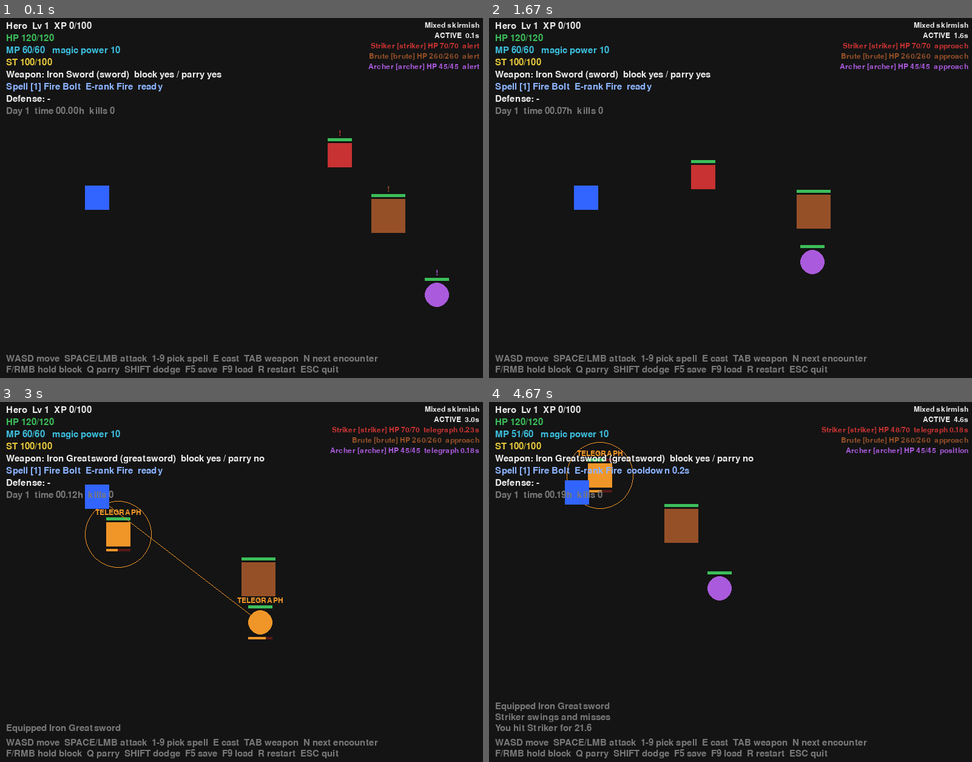
Above: before the commit, frames 1-4 (two rows, left to right).
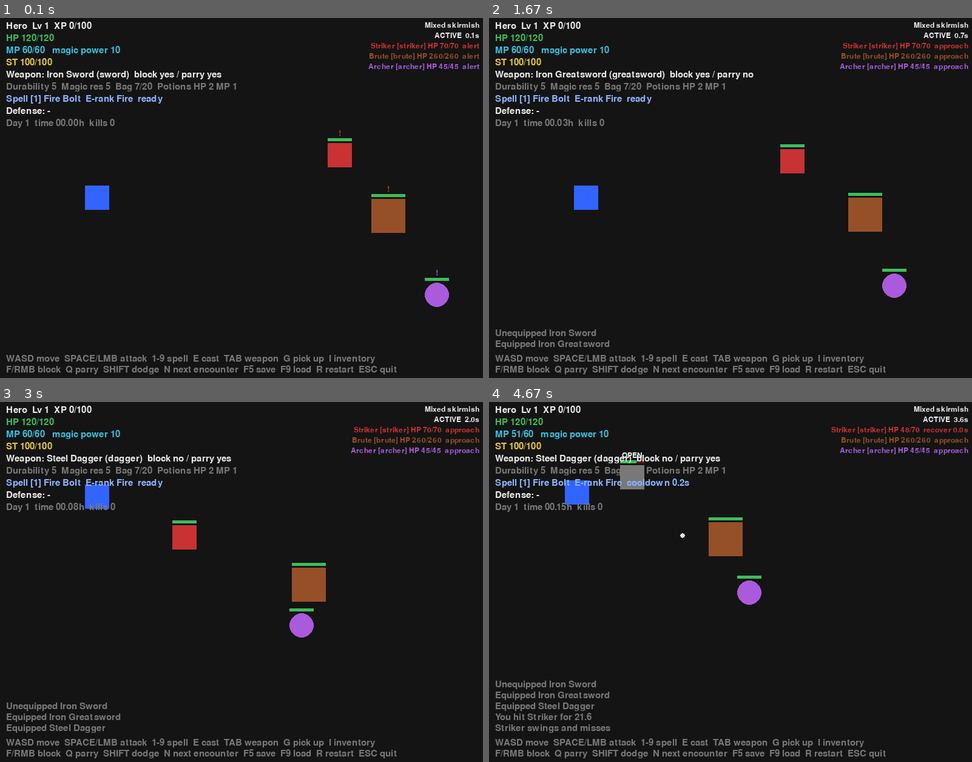
Above: after the commit, the same moments.

Repository: st10490392/magical-conquest-
Game: pygame game, started from main.py
Two runs of this game, one before a commit and one after it. Both use one fixed random seed, a clock stepped at 60 frames per second and the inputs below.
Inputs:
- Up to frame 1 (0.1 s): no input
- Up to frame 2 (1.67 s): tap one key every 0.33 s from 0.33 s: I Enter Keypad Enter I
- Up to frame 3 (3 s): tap Space at 1.67 s; hold Tab 2-2.47 s; hold W 2-2.47 s; tap G at 2.5 s; hold W from 2.83 s (still down)
- Up to frame 4 (4.67 s): release W at 3.3 s; hold D 3.33-3.8 s; hold A 3.83-4.37 s; tap E at 3.98 s; hold S from 4.4 s (still down)

The runs differ from the first frame. In frame 1, 2.4% of the frame differs, in the area x 1-83%, y 17-99%; in frame 2, 6.1%; in frame 3, 7.2%; in frame 4, 7.3%, in the area x 1-99%, y 4-99%.

Commit message:
feat: integrate loot pickup and inventory panel into prototype

Diff:
--- /dev/null
+++ b/game/presentation/inventory_panel.py
@@ -0,0 +1,96 @@
+"""Inventory/equipment overlay for the Pygame prototype (presentation only).
+
+Lists equipped slots first, then inventory stacks. Up/Down select, Enter
+equips/uses (or unequips an equipped entry). All rules live in the session
+and ``game.items``; this file only draws and forwards choices.
+"""
+
+from __future__ import annotations
+
+from typing import List, Optional, Tuple
+
+import pygame
+
+from game.equipment.slots import EquipSlot, describe
+from game.items.catalog import item_for
+from game.items.definitions import ItemDefinition
+from game.session import GameSession
+
+PANEL_BG = (30, 30, 40)
+WHITE = (235, 235, 235)
+GREY = (140, 140, 140)
+HIGHLIGHT = (60, 80, 140)
+RARITY_COLOURS = {
+    "common": (220, 220, 220),
+    "uncommon": (90, 200, 110),
+    "rare": (90, 150, 240),
+    "epic": (190, 110, 230),
+    "unique": (240, 190, 70),
+}
+
+Entry = Tuple[Optional[EquipSlot], ItemDefinition, int]  # (slot if equipped, item, qty)
+
+
+class InventoryPanel:
+    def __init__(self) -> None:
+        self.open = False
+        self.cursor = 0
+
+    def toggle(self) -> None:
+        self.open = not self.open
+        self.cursor = 0
+
+    @staticmethod
+    def entries(session: GameSession) -> List[Entry]:
+        player = session.player
+        equipped = [(slot, item_for(item), 1) for slot, item in player.equipment.items().items()]
+        carried = [(None, item, qty) for item, qty in player.inventory.stacks]
+        return equipped + carried
+
+    def handle_key(self, key: int, session: GameSession) -> None:
+        entries = self.entries(session)
+        if key == pygame.K_UP:
+            self.cursor = max(0, self.cursor - 1)
+        elif key == pygame.K_DOWN:
+            self.cursor = min(len(entries) - 1, self.cursor + 1)
+        elif key in (pygame.K_RETURN, pygame.K_KP_ENTER) and entries:
+            slot, item, _ = entries[min(self.cursor, len(entries) - 1)]
+            if slot is not None:
+                session.unequip_slot(slot)
+            else:
+                session.use_or_equip(item.item_id)
+        self.cursor = max(0, min(self.cursor, len(self.entries(session)) - 1))
+
+    def draw(self, screen: pygame.Surface, font: pygame.font.Font, small: pygame.font.Font, session: GameSession) -> None:
+        width, height = 460, 440
+        rect = pygame.Rect((screen.get_width() - width) // 2, 70, width, height)
+        pygame.draw.rect(screen, PANEL_BG, rect)
+        pygame.draw.rect(screen, GREY, rect, 1)
+        player = session.player
+        inventory = player.inventory
+        title = f"Inventory {inventory.used_slots}/{inventory.capacity}   (game paused)"
+        screen.blit(font.render(title, True, WHITE), (rect.x + 10, rect.y + 8))
+        bonus = describe(player.equipment_bonuses)
+        screen.blit(small.render(f"Gear bonuses: {bonus}", True, GREY), (rect.x + 10, rect.y + 30))
+        entries = self.entries(session)
+        y = rect.y + 52
+        for index, (slot, item, qty) in enumerate(entries[:18]):
+            if index == self.cursor:
+                pygame.draw.rect(screen, HIGHLIGHT, (rect.x + 4, y - 1, width - 8, 19))
+            prefix = f"[{slot.value}] " if slot is not None else ""
+            amount = f" x{qty}" if qty > 1 else ""
+            colour = RARITY_COLOURS.get(item.rarity.value, WHITE)
+            screen.blit(small.render(f"{prefix}{item.name}{amount}", True, colour), (rect.x + 10, y))
+            screen.blit(small.render(f"{item.category.value} / {item.rarity.value}", True, GREY), (rect.x + 290, y))
+            y += 20
+        if entries:
+            _, item, _ = entries[min(self.cursor, len(entries) - 1)]
+            details = item.description
+            if item.armor is not None:
+                details += "  " + describe(item.modifiers.as_dict())
+            if item.weapon is not None:
+                weapon = item.weapon
+                details += f"  power {weapon.base_power:g}, reach {weapon.reach:g}"
+            screen.blit(small.render(details[:70], True, WHITE), (rect.x + 10, rect.bottom - 44))
+        hint = "Up/Down select  Enter equip/use/unequip  I close"
+        screen.blit(small.render(hint, True, GREY), (rect.x + 10, rect.bottom - 22))
--- a/game/presentation/pygame_app.py
+++ b/game/presentation/pygame_app.py
@@ -16,6 +16,8 @@
 from game.encounters.catalog import ENCOUNTERS
 from game.encounters.encounter import EncounterStatus
 from game.entities.enemy import Enemy
+from game.items.ground import PICKUP_RADIUS
+from game.presentation.inventory_panel import InventoryPanel
 from game.magic.casting import check_spell_requirements
 from game.persistence.save_manager import SaveManager
 from game.session import Arena, GameSession, PlayerInput, outcome_text
@@ -70,6 +72,7 @@
         self.dodge = False
         self.cycle_weapon = False
         self.select_spell: Optional[int] = None
+        self.interact = False
 
     def handle_keydown(self, key: int) -> None:
         if key == pygame.K_q:
@@ -80,6 +83,8 @@
             self.cycle_weapon = True
         elif key in SPELL_KEYS:
             self.select_spell = SPELL_KEYS[key]
+        elif key == pygame.K_g:
+            self.interact = True
 
     def build(self) -> PlayerInput:
         keys = pygame.key.get_pressed()
@@ -96,6 +101,7 @@
             dodge=self.dodge,
             cycle_weapon=self.cycle_weapon,
             select_spell=self.select_spell,
+            interact=self.interact,
         )
         self.reset()
         return controls
@@ -144,6 +150,9 @@
         (f"MP {s.mana:.0f}/{s.max_mana:.0f}   magic power {s.magic_power:.0f}", CYAN),
         (f"ST {s.stamina:.0f}/{s.max_stamina:.0f}", YELLOW),
         (weapon_text, WHITE),
+        (f"Durability {s.durability:g}  Magic res {s.magic_resistance:g}  "
+         f"Bag {player.inventory.used_slots}/{player.inventory.capacity}  "
+         f"Potions HP {player.inventory.count('minor_health_potion')} MP {player.inventory.count('minor_mana_potion')}", GREY),
     ]
     spell = player.spellbook.selected
     if spell is not None:
@@ -232,6 +241,12 @@
 
     for enemy in session.enemies:
         draw_enemy(screen, small, enemy, player)
+    for drop in session.ground.drops:
+        x, y = int(drop.position.x), int(drop.position.y)
+        pygame.draw.polygon(screen, YELLOW, [(x, y - 7), (x + 7, y), (x, y + 7), (x - 7, y)])
+        if drop.position.distance_to(player.position) <= PICKUP_RADIUS:
+            label = small.render("G: pick up", True, YELLOW)
+            screen.blit(label, label.get_rect(midbottom=(x, y - 9)))
     for projectile in session.encounter.projectiles.projectiles:
         pygame.draw.circle(screen, WHITE, (int(projectile.position.x), int(projectile.position.y)), 4)
 
@@ -259,8 +274,8 @@
         screen.blit(font.render(text, True, GREY), (10, HEIGHT - 66 - i * 18))
 
     help_lines = (
-        "WASD move  SPACE/LMB attack  1-9 pick spell  E cast  TAB weapon  N next encounter",
-        "F/RMB hold block  Q parry  SHIFT dodge  F5 save  F9 load  R restart  ESC quit",
+        "WASD move  SPACE/LMB attack  1-9 spell  E cast  TAB weapon  G pick up  I inventory",
+        "F/RMB block  Q parry  SHIFT dodge  N next encounter  F5 save  F9 load  R restart  ESC quit",
     )
     for i, text in enumerate(help_lines):
         screen.blit(font.render(text, True, GREY), (10, HEIGHT - 42 + i * 18))
@@ -291,6 +306,7 @@
         encounter_id = DEMO_ENCOUNTER_ID
         session = GameSession.new(arena=arena, encounter_id=encounter_id)
         inputs = InputState()
+        panel = InventoryPanel()
 
         frames = 0
         running = True
@@ -300,7 +316,13 @@
                 if event.type == pygame.QUIT:
                     running = False
                 elif event.type == pygame.KEYDOWN:
-                    if event.key == pygame.K_ESCAPE:
+                    if panel.open and event.key in (pygame.K_ESCAPE, pygame.K_i):
+                        panel.toggle()
+                    elif panel.open:
+                        panel.handle_key(event.key, session)
+                    elif event.key == pygame.K_i:
+                        panel.toggle()
+                    elif event.key == pygame.K_ESCAPE:
                         running = False
                     elif event.key == pygame.K_r:
                         session = GameSession.new(arena=arena, encounter_id=encounter_id)
@@ -326,8 +348,12 @@
                     else:
                         inputs.handle_keydown(event.key)
 
-            session.update(dt, inputs.build())
+            controls = inputs.build()
+            if not panel.open:  # the inventory pauses the prototype
+                session.update(dt, controls)
             draw(screen, font, session, small)
+            if panel.open:
+                panel.draw(screen, font, small, session)
             pygame.display.flip()
 
             frames += 1
--- a/game/session.py
+++ b/game/session.py
@@ -7,6 +7,7 @@
 
 from __future__ import annotations
 
+import random
 from dataclasses import dataclass, field, replace
 from typing import List, Optional
 
@@ -21,6 +22,11 @@
 from game.entities.enemy import Enemy
 from game.entities.player import Player
 from game.equipment.catalog import WEAPONS
+from game.equipment.slots import EquipSlot
+from game.items.actions import ItemActionResult, equip_from_inventory, give_item, unequip_to_inventory, use_item
+from game.items.catalog import get_item
+from game.items.ground import GroundLoot, PickupStatus
+from game.items.loot_tables import get_loot_table
 from game.magic.attributes import MagicAttribute
 from game.magic.catalog import SPELLS
 from game.magic.casting import check_spell_requirements
@@ -37,6 +43,14 @@
 # so the demo also shows the "missing attribute" requirement.
 DEMO_ATTRIBUTES = (MagicAttribute.FIRE, MagicAttribute.ICE, MagicAttribute.WIND, MagicAttribute.LIGHTNING, MagicAttribute.LIGHT)
 STARTING_WEAPON_ID = "iron_sword"
+# Training kit for the sandbox sessions: every prototype weapon (so TAB can
+# cycle them, as in MC-002) plus a few consumables. PROTOTYPE / NON-FINAL.
+STARTING_KIT = (
+    *((weapon_id, 1) for weapon_id in WEAPONS if weapon_id != STARTING_WEAPON_ID),
+    ("minor_health_potion", 2),
+    ("minor_mana_potion", 1),
+    ("leather_cap", 1),
+)
 
 # GameSession.new() keeps the MC-002 goblin loop; the Pygame demo starts
 # with the mixed MC-003 encounter instead.
@@ -62,6 +76,7 @@
     dodge: bool = False
     cycle_weapon: bool = False
     select_spell: Optional[int] = None  # 0-based index into the spellbook
+    interact: bool = False  # pick up nearby loot
 
 
 @dataclass
@@ -73,7 +88,7 @@
         return position.clamped(margin, margin, self.width - margin, self.height - margin)
 
 
-def outcome_text(outcome: AttackOutcome) -> str:
+def outcome_text(outcome) -> str:
     return outcome.value.replace("_", " ")
 
 
@@ -89,6 +104,9 @@
     kills: int = 0
     messages: List[str] = field(default_factory=list)
     last_player_death: Optional[DeathRecord] = None
+    ground: GroundLoot = field(default_factory=GroundLoot)
+    # Loot randomness; seeded so headless runs are reproducible.
+    rng: random.Random = field(default_factory=lambda: random.Random(0))
     _respawn_timer: float = 0.0
 
     def __post_init__(self) -> None:
@@ -108,7 +126,9 @@
             position=Vec2(arena.width * 0.2, arena.height * 0.5),
             magic_attributes=DEMO_ATTRIBUTES,
         )
-        player.equip(WEAPONS[STARTING_WEAPON_ID])
+        player.equip(get_item(STARTING_WEAPON_ID))
+        for item_id, quantity in STARTING_KIT:
+            give_item(player, get_item(item_id), quantity)
         for spell in SPELLS.values():
             player.learn_spell(spell)
         return cls(player=player, arena=arena, encounter_id=encounter_id)
@@ -150,6 +170,8 @@
             self._handle_loadout_input(controls)
             self._handle_defense_input(controls)
             self._move_player(dt, controls)
+            if controls.interact:
+                self.pick_up_loot()
 
         target = self.encounter.nearest_enemy(player.position)
         busy = player.defense.blocking or player.defense.is_dodging
@@ -163,6 +185,8 @@
         was_over = encounter.is_over
         for event in encounter.update(dt, player, self.world.time):
             self._report_enemy_attack(event)
+        for enemy in encounter.take_defeated():
+            self._on_enemy_defeated(enemy)
         if not player.is_alive and self.last_player_death is None:
             self.last_player_death = player.death
         if encounter.is_over and not was_over:
@@ -183,14 +207,51 @@
             note = f" ({outcome_text(problem)})" if problem else ""
             self.log(f"Selected {spell.name} [{spell.rank.value}-rank {spell.element.label}]{note}")
         if controls.cycle_weapon:
-            current = player.weapon.weapon_id if player.weapon else None
-            next_id = WEAPON_CYCLE[(WEAPON_CYCLE.index(current) + 1) % len(WEAPON_CYCLE)]
-            if next_id is None:
-                player.unequip()
-                self.log("Unequipped weapon (unarmed)")
-            else:
-                player.equip(WEAPONS[next_id])
-                self.log(f"Equipped {WEAPONS[next_id].name}")
+            self.cycle_weapon()
+
+    def cycle_weapon(self) -> None:
+        """Equip the next *owned* weapon in catalog order, then unarmed."""
+        player = self.player
+        current = player.weapon.weapon_id if player.weapon else None
+        start = WEAPON_CYCLE.index(current) if current in WEAPON_CYCLE else len(WEAPON_CYCLE) - 1
+        for step in range(1, len(WEAPON_CYCLE) + 1):
+            candidate = WEAPON_CYCLE[(start + step) % len(WEAPON_CYCLE)]
+            if candidate is None:
+                if player.weapon is None or unequip_to_inventory(player, EquipSlot.MAIN_HAND).ok:
+                    self.log("Unarmed")
+                    return
+            elif player.inventory.has(candidate) and equip_from_inventory(player, candidate).ok:
+                self.log(f"Equipped {get_item(candidate).name}")
+                return
+
+    # ------------------------------------------------------------ items
+    def pick_up_loot(self) -> Optional[PickupStatus]:
+        drop = self.ground.nearest(self.player.position)
+        if drop is None:
+            return None
+        result = self.ground.pickup(drop.drop_id, lambda item, qty: give_item(self.player, item, qty))
+        for item_id, quantity in result.taken:
+            self.log(f"Picked up {get_item(item_id).name} x{quantity}")
+        if result.left:
+            self.log("Inventory full - some loot left on the ground")
+        return result.status
+
+    def use_or_equip(self, item_id: str) -> ItemActionResult:
+        item = get_item(item_id)
+        if item.equip_slot is not None:
+            result = equip_from_inventory(self.player, item_id)
+            verb = "Equipped"
+        else:
+            result = use_item(self.player, item_id)
+            verb = "Used"
+        detail = f" ({result.detail})" if result.detail else ""
+        self.log(f"{verb} {item.name}{detail}" if result.ok else f"{item.name}: {outcome_text(result.status)}")
+        return result
+
+    def unequip_slot(self, slot: EquipSlot) -> ItemActionResult:
+        result = unequip_to_inventory(self.player, slot)
+        self.log(f"Unequipped {get_item(result.item_id).name}" if result.ok else outcome_text(result.status))
+        return result
 
     def _handle_defense_input(self, controls: PlayerInput) -> None:
         player = self.player
@@ -227,8 +288,6 @@
         if result.landed:
             note = " (staggered!)" if target.state is AIState.STAGGERED else ""
             self.log(f"You hit {target.name} for {result.damage:.1f}{note}")
-            if result.killed:
-                self._on_enemy_killed(target)
         elif result.outcome not in (AttackOutcome.ON_COOLDOWN, AttackOutcome.OUT_OF_RANGE):
             self.log(outcome_text(result.outcome))
         return result
@@ -259,9 +318,14 @@
         else:
             self.log(f"{encounter.spec.name}: failed - press R to restart")
 
-    def _on_enemy_killed(self, enemy: Enemy) -> None:
+    def _on_enemy_defeated(self, enemy: Enemy) -> None:
+        """Single place rewards happen: XP, then a loot drop."""
         self.kills += 1
         gained = self.player.gain_xp(enemy.xp_reward)
         self.log(f"{enemy.name} defeated! +{enemy.xp_reward} XP")
         if gained.levels_gained:
             self.log(f"Level up! You are now level {gained.new_level}")
+        if enemy.loot_table_id:
+            drops = get_loot_table(enemy.loot_table_id).roll(self.rng)
+            if self.ground.spawn(enemy.position, drops, get_item):
+                self.log(f"{enemy.name} dropped loot (G to pick up)")
